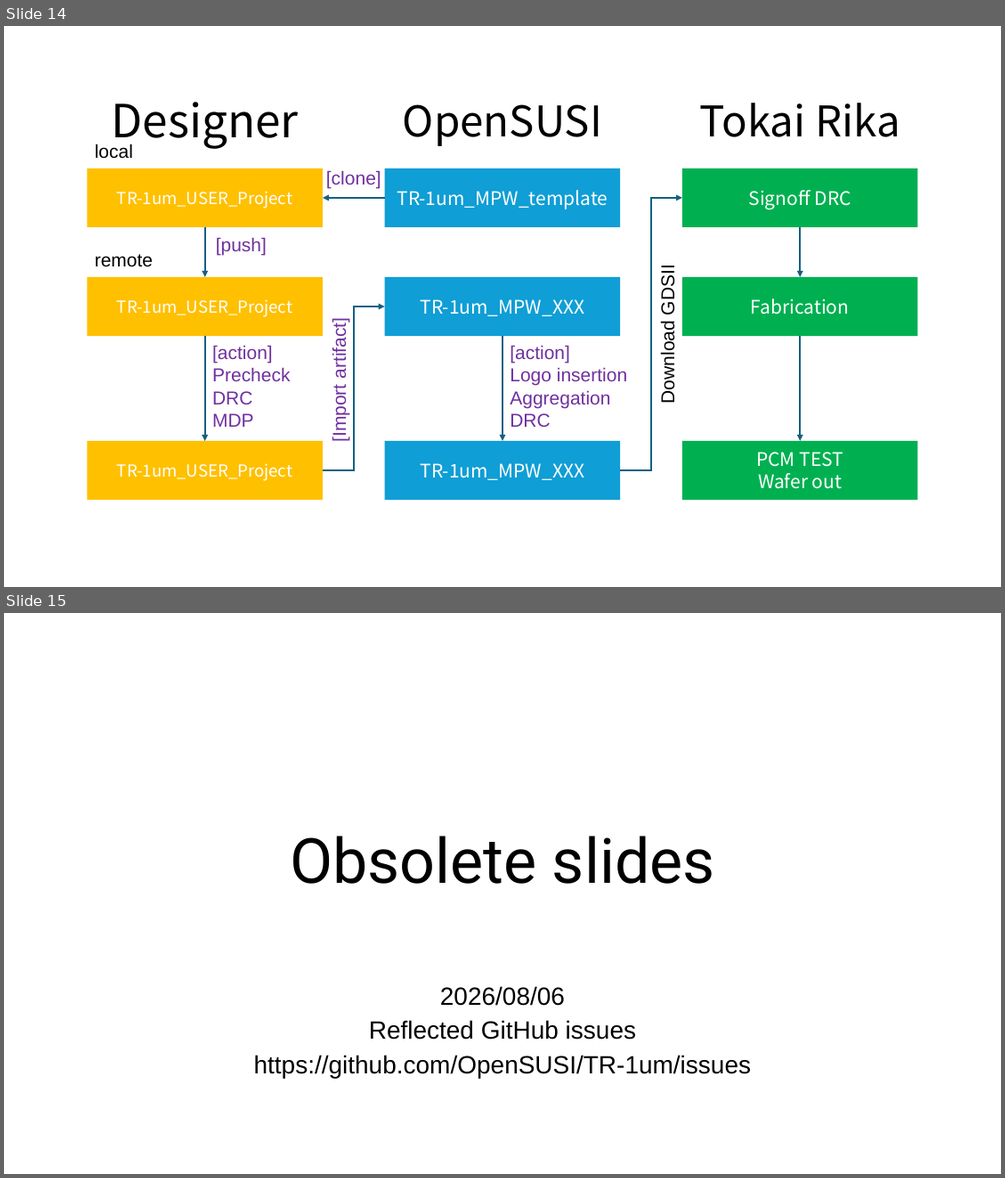
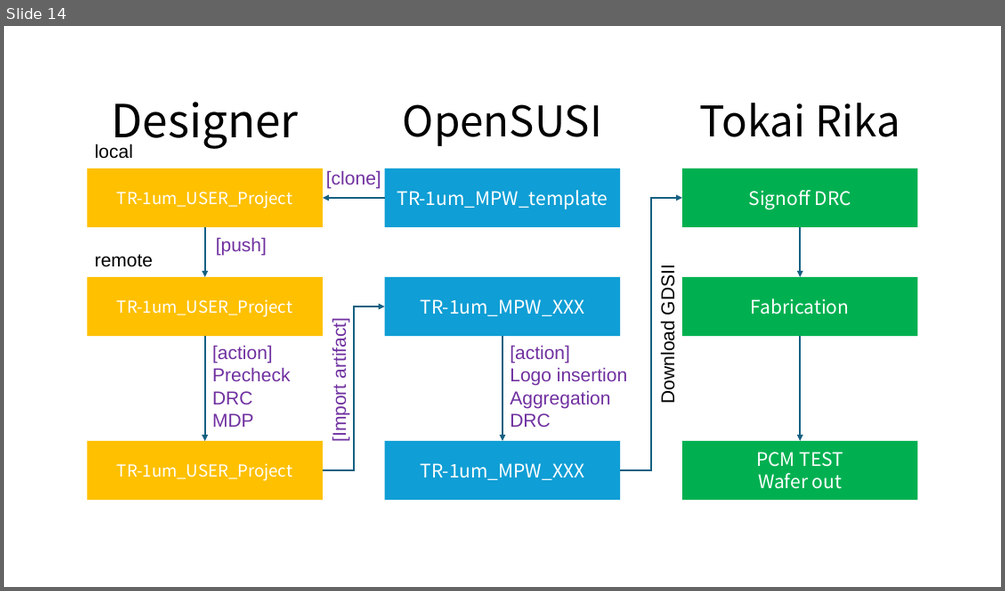
Before and after one commit to OpenSUSI/TR-1um, a slide deck: Document/TR-1um_DRC_summary.pptx. Shown one above the other, each under a label of ours: slides 14 and 15 before the commit, slide 14 after it. The pictures are 1005x1178 and 1005x591 pixels, drawn with LibreOffice and Linux fonts; fonts in the diff are those of the drawing. Boxes give left, top, right and bottom in pixels: in the first picture for what was removed or moved away, otherwise in the second. Text is boxed around its words. In the diff, an @@ line names an element or a change of style, - is before the commit and + after.

```diff
--- a/Document/TR-1um_DRC_summary.pptx
+++ b/Document/TR-1um_DRC_summary.pptx
@@ slide 15 removed at [4,613,1001,1174], background #FFFFFF @@
@@ title removed at [290,835,715,884] @@
-Obsolete slides
@@ subtitle removed at [254,986,751,1078] @@
-2026/08/06
-Reflected GitHub issues
-https://github.com/OpenSUSI/TR-1um/issues
```
Also in this commit, not shown: 44 other slides removed, 2 other files.
